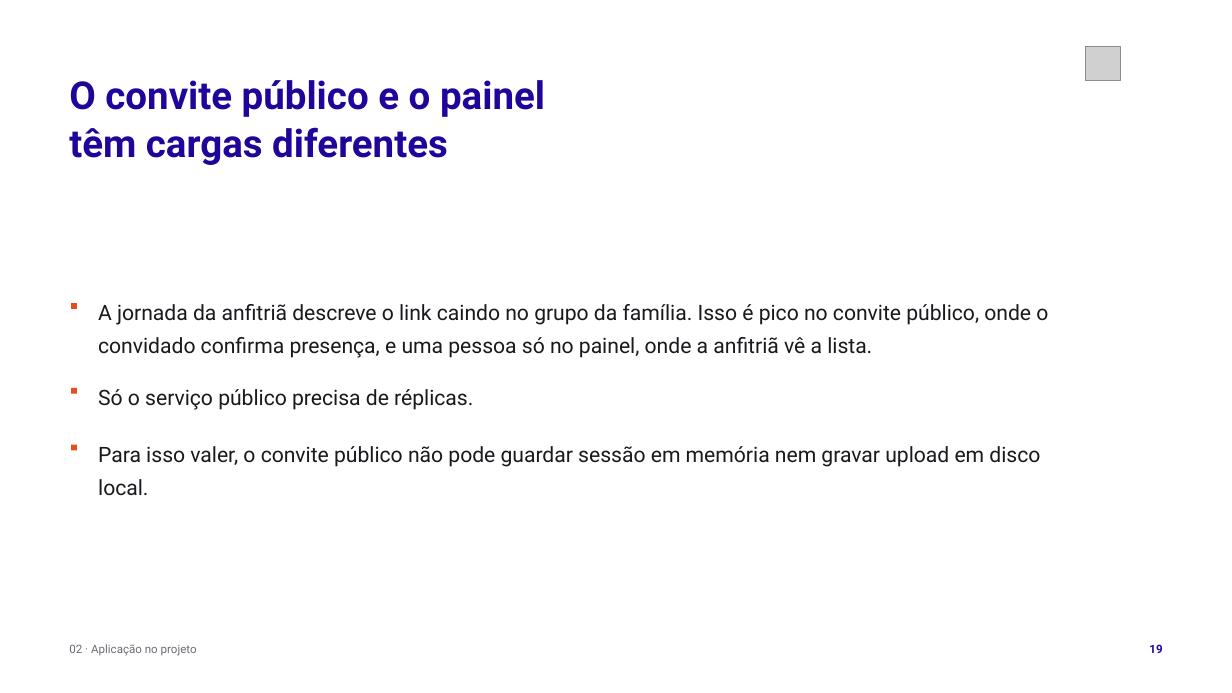
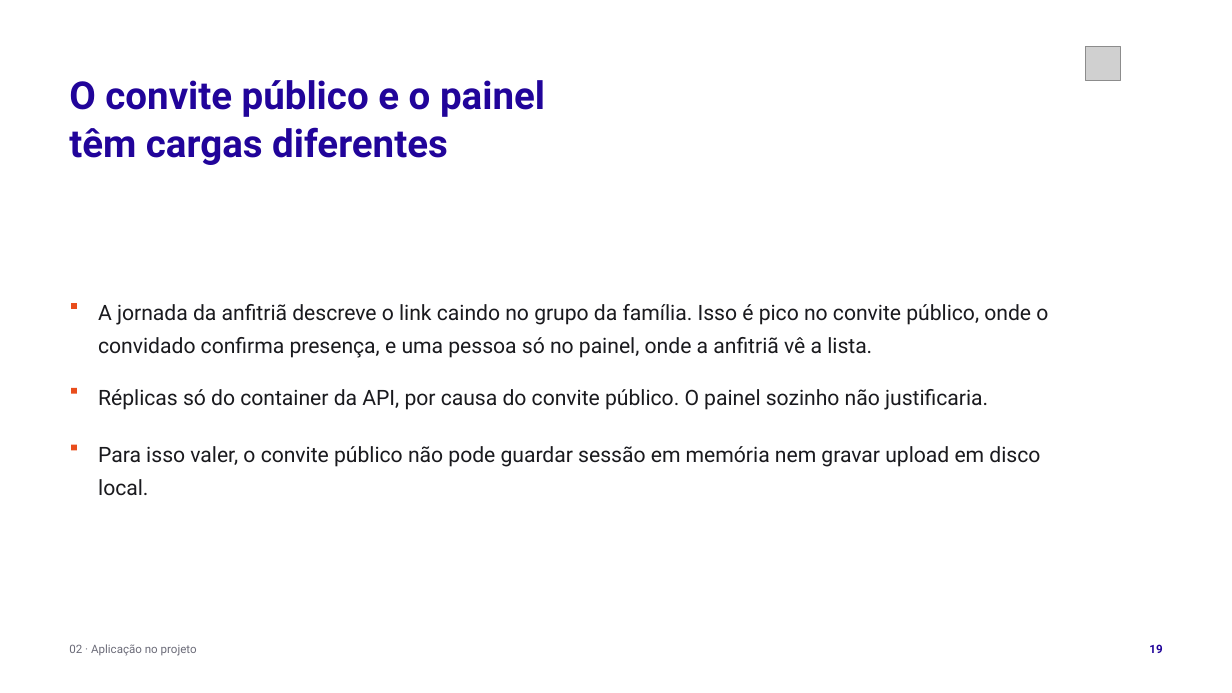
Before and after one commit to tcpassos/invite-app, a slide deck: slide 19 of trabalhos/T1-Docker-Invite-People.pptx. Drawn at 1232x693 pixels with LibreOffice and Linux fonts; fonts in the diff are those of the drawing; grey boxes stand for pictures. Boxes give left, top, right and bottom in pixels: in the first picture for what was removed or moved away, otherwise in the second. Text is boxed around its words. In the diff, an @@ line names an element or a change of style, - is before the commit and + after.

```diff
--- a/trabalhos/T1-Docker-Invite-People.pptx
+++ b/trabalhos/T1-Docker-Invite-People.pptx
@@ text at (98, 389, 988, 410): text changed @@
-Só o serviço público precisa de réplicas.
+Réplicas só do container da API, por causa do convite público. O painel sozinho não justificaria.
```
Also in this commit, not shown: 4 other slides changed, 8 other files.
